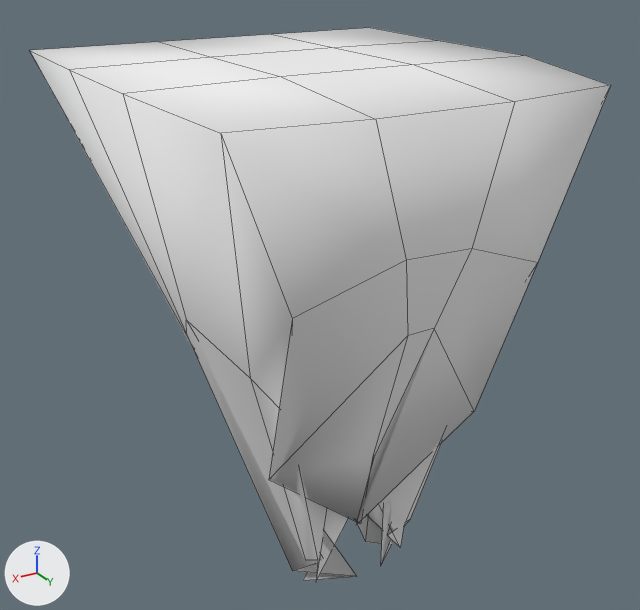
Renders of the OBJ model zawa/static_assets/models/jumping/stones/stone009.obj from each side of a commit.
Rendered twice from a 50 mm camera at (0.505, 0.711, 0.135) aimed at (0.049, -0.05, -0.245). The lights are fixed; the arrows at lower left show +X, +Y and +Z. Mesh edges are drawn as thin lines. Where no turn or scale is listed for an object, it has been applied to the vertices.

Names of what the first picture shows: 'Landscape.006'.
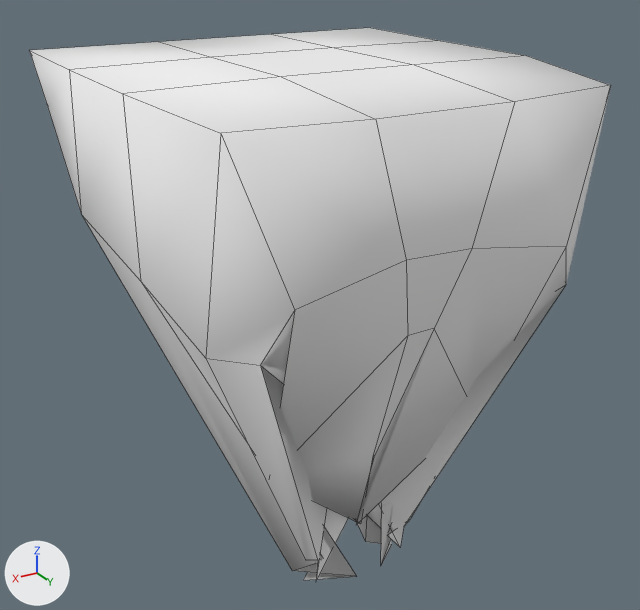
Changed parts and their boxes (x1, y1, x2, y2) in the pictures (640 x 610 px; the box of a moved part takes in the faces that stretch with it):
part 1 of me_landscape_006, moved or reshaped
    both: (358, 85, 611, 565)
part 2 of me_landscape_006, moved or reshaped
    both: (29, 50, 407, 580)

Diff of the bpy script that builds the scene:
```diff
--- a/zawa/static_assets/models/jumping/stones/stone009.obj.py
+++ b/zawa/static_assets/models/jumping/stones/stone009.obj.py
@@ me_landscape_006 @@
 me_landscape_006.from_pydata(...)  # 64 vertices, 49 faces; spans x -0.156..0.273, y -0.265..0.165, z -0.533..0.014
 # used by ob_landscape_006; location = (0.0, 0.0, 0.0)
-me_landscape_006.vertices[3].co = (-0.071, -0.08, -0.27)
-me_landscape_006.vertices[5].co = (-0.09, -0.041, -0.239)
-me_landscape_006.vertices[7].co = (-0.115, 0.022, -0.193)
-me_landscape_006.vertices[9].co = (-0.082, 0.083, -0.234)
-me_landscape_006.vertices[11].co = (-0.049, 0.093, -0.28)
-me_landscape_006.vertices[21].co = (-0.073, 0.144, -0.157)  # pixel (537, 262)
-me_landscape_006.vertices[45].co = (0.193, 0.148, -0.153)  # pixel (292, 318)
-me_landscape_006.vertices[49].co = (0.189, -0.08, -0.27)  # pixel (191, 344)
-me_landscape_006.vertices[50].co = (0.208, -0.041, -0.239)  # pixel (186, 334)
-me_landscape_006.vertices[51].co = (0.232, 0.022, -0.193)  # pixel (186, 319)
-me_landscape_006.vertices[52].co = (0.2, 0.083, -0.233)  # pixel (250, 378)
-me_landscape_006.vertices[53].co = (0.167, 0.093, -0.279)
+# me_landscape_006 part 1
+me_landscape_006.vertices[3].co = (-0.155, -0.222, -0.034)
+me_landscape_006.vertices[5].co = (-0.168, -0.092, -0.115)
+me_landscape_006.vertices[7].co = (-0.156, 0.027, -0.145)
+me_landscape_006.vertices[9].co = (-0.136, 0.112, -0.187)
+me_landscape_006.vertices[11].co = (-0.107, 0.152, -0.184)  # pixel (566, 284)
+me_landscape_006.vertices[21].co = (-0.084, 0.168, -0.136)  # pixel (566, 246)
+# me_landscape_006 part 2
+me_landscape_006.vertices[45].co = (0.202, 0.168, -0.136)  # pixel (294, 310)
+me_landscape_006.vertices[49].co = (0.273, -0.222, -0.034)  # pixel (46, 103)
+me_landscape_006.vertices[50].co = (0.285, -0.092, -0.115)  # pixel (81, 214)
+me_landscape_006.vertices[51].co = (0.274, 0.027, -0.145)  # pixel (140, 281)
+me_landscape_006.vertices[52].co = (0.254, 0.112, -0.187)  # pixel (205, 358)
+me_landscape_006.vertices[53].co = (0.224, 0.152, -0.184)  # pixel (260, 365)
 me_landscape_006.materials.append(mat_stone)
```
